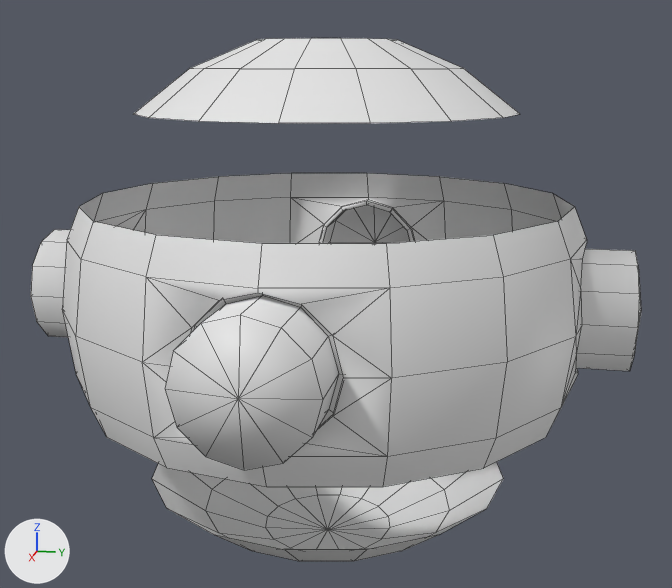
The OBJ model KBARF_pre_alpha/Assets/Models/ShipMain/mod_shipMain.obj: old version first, new version second.
Camera for both pictures: a 50 mm lens placed at (91.3, 19.2, 23.1), pointed at (-0.2, 0.9, 0.2). The axes (+X, +Y, +Z) are drawn at lower left. The lights are the same throughout. Mesh edges are drawn as thin lines. Where no turn or scale is listed for an object, it has been applied to the vertices.

The first picture shows 'mainship_mod'.
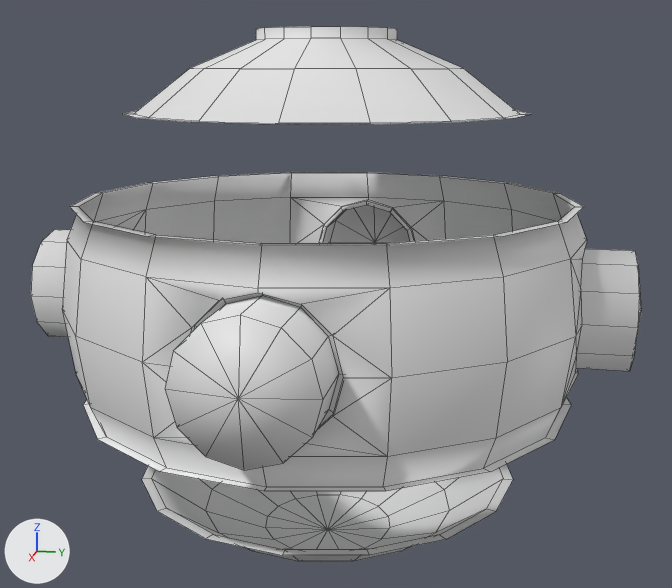
What differs and where, as boxes [x1, y1, x2, y2] in the pictures (672 x 588 px):
'mainship_mod', reshaped
    before: [31, 38, 641, 561]
    after: [31, 27, 641, 561]
part 1 of me_mainship_mod, added
    after: [70, 27, 583, 556]

Diff of the bpy script that builds the scene:
```diff
--- a/KBARF_pre_alpha/Assets/Models/ShipMain/mod_shipMain.obj.py
+++ b/KBARF_pre_alpha/Assets/Models/ShipMain/mod_shipMain.obj.py
@@ me_mainship_mod @@
 # used by ob_mainship_mod; location = (0.0, 0.0, 0.0)
-me_mainship_mod.from_pydata(...)  # 369 vertices, 384 faces; spans x -31.0..31.0, y -31.0..31.0, z -26.4..25.5
+me_mainship_mod.from_pydata(...)  # 449 vertices, 464 faces; spans x -31.0..31.0, y -31.0..31.0, z -26.4..26.5
+# me_mainship_mod part 1
+# 64 vertices are added at x -25.0..25.0, y -25.0..25.0, z -18.6..18.6
+# 16 new vertices lie (0.0, 0.0, 1.0) away from vertices in x -6.8..6.8, y -6.8..6.8, z 25.5
+# 80 new faces join them
```
